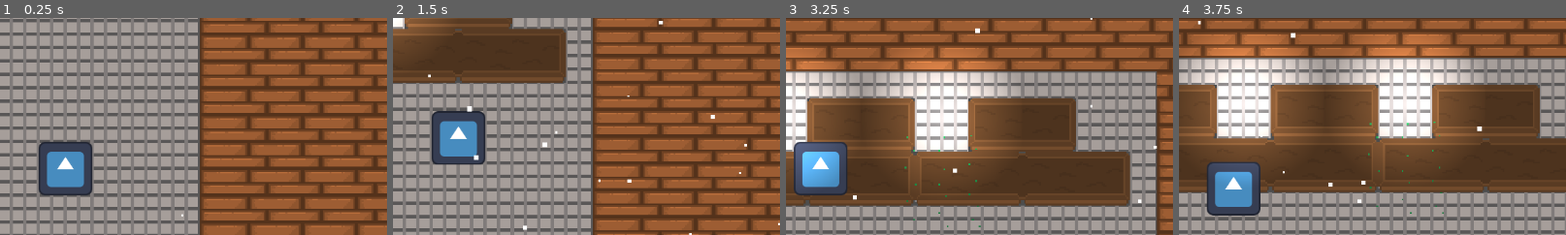
Above: before the commit, frames 1-4 (left to right).
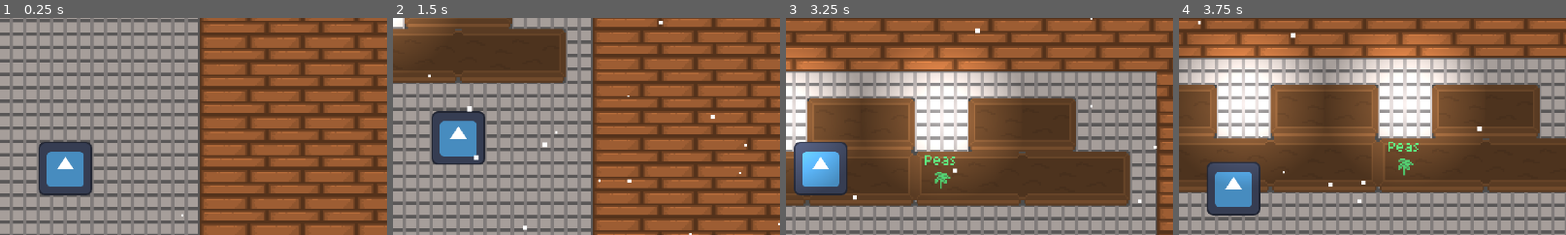
Above: after the commit, the same moments.

Repository: Hobbes-2/FortifiedFarming
Game: Godot game, scene res://Scenes/test_level.tscn
The game is run twice, just before and just after one commit, with the same random seed, the same clock (stepped at 60 frames per second) and the same inputs. The engine's default icon, where the game draws it, is replaced by a stand-in: a white triangle on a blue panel in a dark square.
Inputs (mouse positions are % of the whole screen's width and height, from its top left):
- Up to frame 1 (0.25 s): no input
- Up to frame 2 (1.5 s): tap Enter at 0.5 s; move the mouse to (45, 70) at 0.52 s; hold W (Up) from 0.53 s (still down); click (45, 70) at 0.6 s; right-click (45, 70) at 0.8 s; move the mouse to (80, 65) at 1.27 s; right-click (80, 65) at 1.35 s
- Up to frame 3 (3.25 s): click (80, 65) at 1.55 s; move the mouse to (20, 35) at 2.02 s; release W (Up) at 2.03 s; hold A (Left) from 2.03 s (still down); click (20, 35) at 2.1 s; right-click (20, 35) at 2.3 s; move the mouse to (55, 50) at 2.77 s; right-click (55, 50) at 2.85 s; click (55, 50) at 3.05 s
- Up to frame 4 (3.75 s): move the mouse to (35, 25) at 3.52 s; release A (Left) at 3.53 s; hold S (Down) from 3.53 s (still down); tap Mouse wheel up (Zoom In) at 3.6 s
The pictures show only the part of the screen within x 42-91%, y 15-65%; the shares and areas given below are measured in that part.

The runs differ from the first frame. In frame 1, 0.1% of the frame differs, in the area x 10-24%, y 57-81%; in frame 2, 0.1%; in frame 3, 0.5%; in frame 4, 0.5%, in the area x 7-69%, y 47-91%.

Commit message:
uploaded and set up the new plants. currently working on being able to select items from inventory to place

Diff:
--- a/Scenes/Inventory/inv_slot.tscn
+++ b/Scenes/Inventory/inv_slot.tscn
@@ -34,3 +34,6 @@
 offset_bottom = 23.0
 text = "99"
 horizontal_alignment = 2
+
+[connection signal="mouse_entered" from="." to="." method="_on_mouse_entered"]
+[connection signal="mouse_exited" from="." to="." method="_on_mouse_exited"]
--- /dev/null
+++ b/Scenes/Inventory/items/melonInv.tres
@@ -0,0 +1,10 @@
+[gd_resource type="Resource" script_class="InvItem" load_steps=3 format=3 uid="uid://db1v85vwab03c"]
+
+[ext_resource type="Script" uid="uid://h8dqe2hocrl3" path="res://Scripts/Inventory/inventory_items.gd" id="1_ypefd"]
+[ext_resource type="Texture2D" uid="uid://c6u8ttu31fdrk" path="res://images/Plants/Melon.png" id="2_iew1x"]
+
+[resource]
+script = ExtResource("1_ypefd")
+name = "Melon"
+texture = ExtResource("2_iew1x")
+metadata/_custom_type_script = "uid://h8dqe2hocrl3"
--- /dev/null
+++ b/Scenes/Inventory/items/peapodInv.tres
@@ -0,0 +1,10 @@
+[gd_resource type="Resource" script_class="InvItem" load_steps=3 format=3 uid="uid://d045alv3lfjpr"]
+
+[ext_resource type="Script" uid="uid://h8dqe2hocrl3" path="res://Scripts/Inventory/inventory_items.gd" id="1_2eqmj"]
+[ext_resource type="Texture2D" uid="uid://byx16vfk7wqyk" path="res://images/Plants/PeaPod.png" id="2_cx48d"]
+
+[resource]
+script = ExtResource("1_2eqmj")
+name = "PeaPod"
+texture = ExtResource("2_cx48d")
+metadata/_custom_type_script = "uid://h8dqe2hocrl3"
--- a/Scenes/test_level.tscn
+++ b/Scenes/test_level.tscn
@@ -1,9 +1,10 @@
-[gd_scene load_steps=13 format=4 uid="uid://cih62qbfhxwfn"]
+[gd_scene load_steps=14 format=4 uid="uid://cih62qbfhxwfn"]
 
 [ext_resource type="Script" uid="uid://lpp1e4a1hwyn" path="res://Scripts/world.gd" id="1_eglq2"]
 [ext_resource type="PackedScene" uid="uid://cw8ldnuu87kf5" path="res://Scenes/player.tscn" id="1_iti4p"]
 [ext_resource type="Texture2D" uid="uid://d2cla5e32eljr" path="res://images/FillerTileset.png" id="2_dtjkg"]
 [ext_resource type="Texture2D" uid="uid://dmibd88avbhpa" path="res://Tilemaps/Tilemap1.png" id="4_rsyfn"]
+[ext_resource type="Texture2D" uid="uid://lg2ad54y7jix" path="res://images/PlantList.png" id="5_7w7ni"]
 
 [sub_resource type="Environment" id="Environment_7w7ni"]
 fog_enabled = true
@@ -57,17 +58,69 @@
 sources/0 = SubResource("TileSetAtlasSource_eglq2")
 sources/1 = SubResource("TileSetAtlasSource_7w7ni")
 
-[sub_resource type="TileSetAtlasSource" id="TileSetAtlasSource_rsyfn"]
-texture = ExtResource("2_dtjkg")
-texture_region_size = Vector2i(64, 64)
-2:2/0 = 0
-2:2/0/custom_data_0 = true
-4:2/0 = 0
-4:2/0/custom_data_0 = true
-6:2/0 = 0
-6:2/0/custom_data_0 = true
-6:2/0/custom_data_1 = true
-6:2/0/custom_data_2 = "Carrot"
+[sub_resource type="TileSetAtlasSource" id="TileSetAtlasSource_btda1"]
+texture = ExtResource("5_7w7ni")
+texture_region_size = Vector2i(32, 32)
+0:0/0 = 0
+0:0/0/custom_data_0 = true
+0:0/0/custom_data_2 = "peapod"
+0:1/0 = 0
+0:1/0/custom_data_0 = true
+0:1/0/custom_data_2 = "squash"
+1:0/0 = 0
+1:0/0/custom_data_0 = true
+1:0/0/custom_data_2 = "peapod"
+1:1/0 = 0
+1:1/0/custom_data_0 = true
+1:1/0/custom_data_2 = "squash"
+2:0/0 = 0
+2:0/0/custom_data_0 = true
+2:0/0/custom_data_1 = true
+2:0/0/custom_data_2 = "peapod"
+2:1/0 = 0
+2:1/0/custom_data_0 = true
+2:1/0/custom_data_1 = true
+2:1/0/custom_data_2 = "squash"
+3:0/0 = 0
+3:0/0/custom_data_0 = true
+3:0/0/custom_data_2 = "melon"
+3:1/0 = 0
+3:1/0/custom_data_0 = true
+3:1/0/custom_data_2 = "wheat"
+4:0/0 = 0
+4:0/0/custom_data_0 = true
+4:0/0/custom_data_2 = "melon"
+4:1/0 = 0
+4:1/0/custom_data_0 = true
+4:1/0/custom_data_2 = "wheat"
+5:0/0 = 0
+5:0/0/custom_data_0 = true
+5:0/0/custom_data_1 = true
+5:0/0/custom_data_2 = "melon"
+5:1/0 = 0
+5:1/0/custom_data_0 = true
+5:1/0/custom_data_1 = true
+5:1/0/custom_data_2 = "wheat"
+6:0/0 = 0
+6:0/0/custom_data_0 = true
+6:0/0/custom_data_2 = "cane"
+6:1/0 = 0
+6:1/0/custom_data_0 = true
+6:1/0/custom_data_2 = "grapes"
+7:0/0 = 0
+7:0/0/custom_data_0 = true
+7:0/0/custom_data_2 = "cane"
+7:1/0 = 0
+7:1/0/custom_data_0 = true
+7:1/0/custom_data_2 = "grapes"
+8:0/0 = 0
+8:0/0/custom_data_0 = true
+8:0/0/custom_data_1 = true
+8:0/0/custom_data_2 = "cane"
+8:1/0 = 0
+8:1/0/custom_data_0 = true
+8:1/0/custom_data_1 = true
+8:1/0/custom_data_2 = "grapes"
 
 [sub_resource type="TileSet" id="TileSet_7w7ni"]
 tile_size = Vector2i(32, 32)
@@ -77,7 +130,7 @@
 custom_data_layer_1/type = 1
 custom_data_layer_2/name = "name"
 custom_data_layer_2/type = 4
-sources/0 = SubResource("TileSetAtlasSource_rsyfn")
+sources/0 = SubResource("TileSetAtlasSource_btda1")
 
 [sub_resource type="Gradient" id="Gradient_rsyfn"]
 offsets = PackedFloat32Array(0, 0.7916667)
--- a/Scripts/Inventory/inv_slot_UI.gd
+++ b/Scripts/Inventory/inv_slot_UI.gd
@@ -3,6 +3,8 @@
 @onready var item_display: Sprite2D = $CenterContainer/Panel/ItemDisplay
 @onready var amount_label: Label = $CenterContainer/Panel/Label
 
+var hovering : bool = false
+var selected_plant = ""
 
 func update(slot : InvSlot):
 	if !slot.item:
@@ -13,4 +15,23 @@
 		item_display.texture = slot.item.texture
 		amount_label.visible = true
 		amount_label.text = str(slot.amount)
-		#print("test:" + str(item_display.texture))
+		#print("test:" + str(iawwdatem_display.texture))
+	select(slot)
+
+
+func select(slot):
+	print(slot.item)
+	if hovering and slot.item:
+			selected_plant = slot.item.texture
+			print(selected_plant)
+	else:
+		print("Cannot select item!")
+
+func _on_mouse_entered() -> void:
+	hovering = true
+	print("entered")
+	print(selected_plant)
+
+func _on_mouse_exited() -> void:
+	hovering = false
+	print("exited")
--- a/Scripts/Inventory/inventoryUI.gd
+++ b/Scripts/Inventory/inventoryUI.gd
@@ -14,7 +14,7 @@
 func update_slots():
 	for i in range(min(inv.slots.size(), slots.size())):
 		slots[i].update(inv.slots[i])
-		print(inv.slots[i])
+		#print(inv.slots[i])
 
 func _physics_process(delta: float) -> void:
 	if Input.is_action_just_pressed("Inventory"):
@@ -23,6 +23,10 @@
 		else:
 			close()
 	global_position = camera.get_screen_center_position()
+
+	if Input.is_action_just_pressed("Click"):
+		update_slots()
+
 func open():
 	visible = true
 	is_open = true
--- a/Scripts/world.gd
+++ b/Scripts/world.gd
@@ -4,7 +4,7 @@
 @export var seed_tilemap : TileMapLayer
 @export var player : Player
 
-var plant_name_list : Array = ["Carrot"]
+var plant_name_list : Array = ["Peapod", "Melon"]
 var plant_scene_list : Array = ["res://Scenes/test_crop.tscn"]
 var plant_inv_list : Array  = []#= ["res://images/Plants/" + plant_name_list + "Inv" + ".png"]
 
@@ -18,7 +18,7 @@
 func _ready() -> void:
 	for i in plant_name_list.size():
 		plant_inv_list.append("res://Scenes/Inventory/items/" + (plant_name_list[i]).to_lower() + "Inv" + ".tres") #=
-		plant_dict.set(plant_name_list[i], plant_inv_list[i]) # plant_name_list[i]
+		plant_dict.set(plant_name_list[i].to_lower(), plant_inv_list[i]) # plant_name_list[i]
 	print(plant_dict)
 
 func _input(_event: InputEvent) -> void:
@@ -26,8 +26,7 @@
 		var mouse_pos = get_global_mouse_position()
 		var tile_mouse_pos = seed_tilemap.local_to_map(mouse_pos)
 
-		var tile_to_be_placed = Vector2i(2, 2)
-
+		var tile_to_be_placed = Vector2i(0, 0)
 		var tiledata = ground_tilemap.get_cell_tile_data(tile_mouse_pos)
 		var tiledata2 = seed_tilemap.get_cell_tile_data(tile_mouse_pos)
 		var level : int = 0
@@ -57,7 +56,7 @@
 			if tiledata2.get_custom_data("harvestable") and plant_dict[tiledata2.get_custom_data("name")] != null:
 				var item = load(plant_dict[tiledata2.get_custom_data("name")])
 				seed_tilemap.set_cell(tile_mouse_pos, 0, Vector2i(8, 8))
-				#harvest()
+				#harvest()Vector2i
 				player.collect(item)
 			else:
 				print("cannot harvest")
@@ -73,7 +72,7 @@
 	if level == final_seed_level:
 		pass
 	else:
-		var new_atlas : Vector2i = Vector2i(atlas_coords.x + 2, atlas_coords.y)
+		var new_atlas : Vector2i = Vector2i(atlas_coords.x + 1, atlas_coords.y)
 		seed_handling(tilemap_pos, level + 1, new_atlas, final_seed_level)
 
 func harvest(item):
--- a/project.godot
+++ b/project.godot
@@ -82,3 +82,7 @@
 "events": [Object(InputEventMouseButton,"resource_local_to_scene":false,"resource_name":"","device":-1,"window_id":0,"a …(258 unchanged characters)…
 ]
 }
+
+[rendering]
+
+textures/canvas_textures/default_texture_filter=0
Binary file added: images/PlantList.png
Not shown, added: images/PlantList.png.import
Binary file added: images/Plants/Melon.png
Not shown, added: images/Plants/Melon.png.import
Binary file added: images/Plants/PeaPod.png
Not shown, added: images/Plants/PeaPod.png.import
